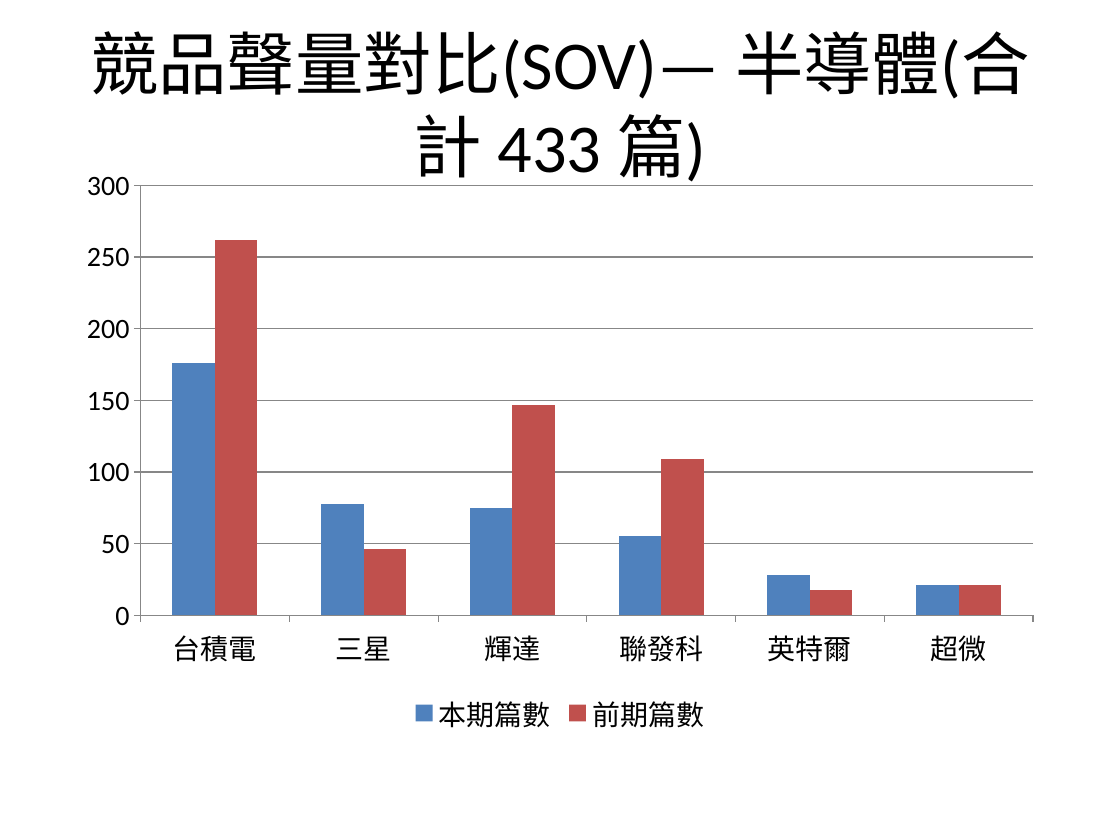
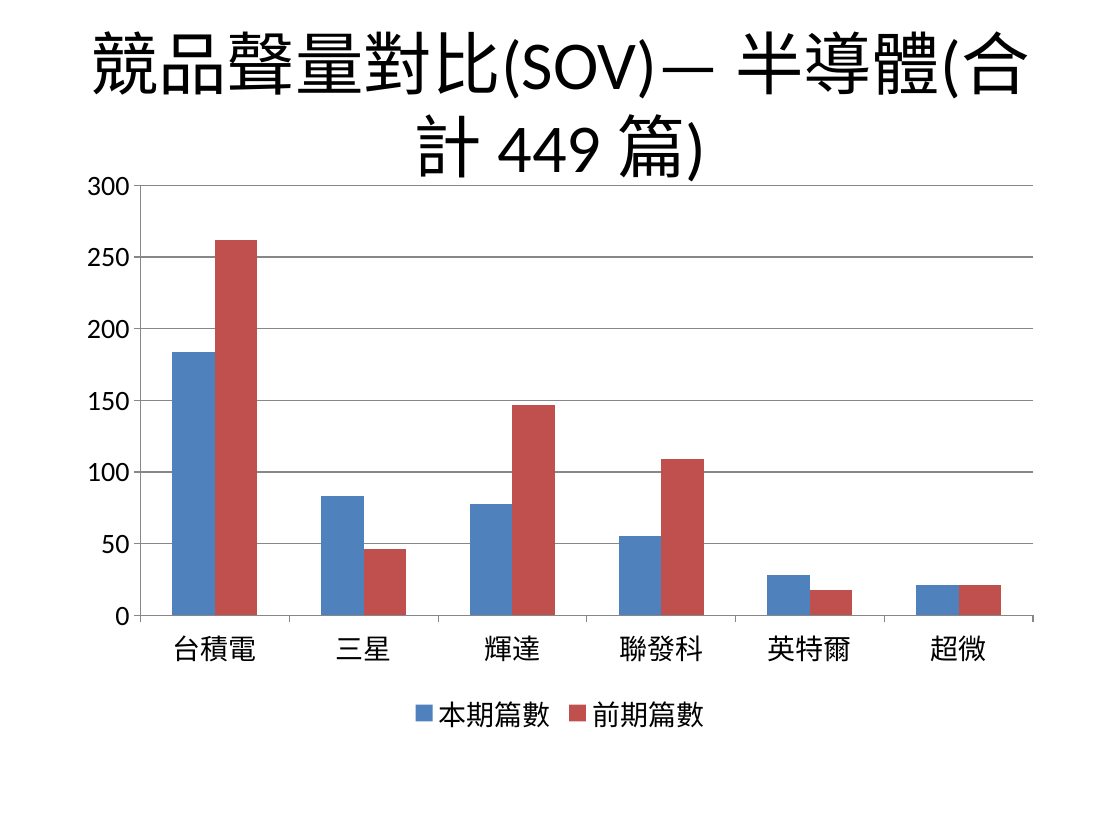
Before and after one commit to AndyChen825/industry-monitor, a slide deck: slide 5 of docs/reports/台灣產業趨勢監測週報_2026-09-07_2026-09-14.pptx. Drawn at 1120x840 pixels with LibreOffice and Linux fonts; fonts in the diff are those of the drawing. Boxes give left, top, right and bottom in pixels: in the first picture for what was removed or moved away, otherwise in the second. Text is boxed around its words. In the diff, an @@ line names an element or a change of style, - is before the commit and + after.

```diff
--- a/docs/reports/台灣產業趨勢監測週報_2026-09-07_2026-09-14.pptx
+++ b/docs/reports/台灣產業趨勢監測週報_2026-09-07_2026-09-14.pptx
@@ title at (x1=90, y1=31, x2=1030, y2=186): text changed @@
-競品聲量對比(SOV)— 半導體(合計 433 篇)
+競品聲量對比(SOV)— 半導體(合計 449 篇)
@@ column chart at (x1=67, y1=157, x2=1053, y2=739) @@
@@ 本期篇數, 台積電: 176 to 184 @@
@@ 本期篇數, 三星: 78 to 83 @@
@@ 本期篇數, 輝達: 75 to 78 @@
```
Also in this commit, not shown: 5 other slides changed, 6 other files.
